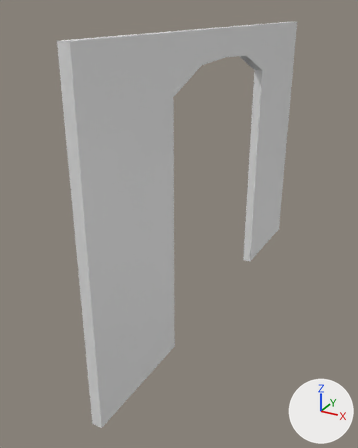
A saved change to the FBX model Assets/Zian/DungeonScene/Blockout/WallDoorBig.fbx.
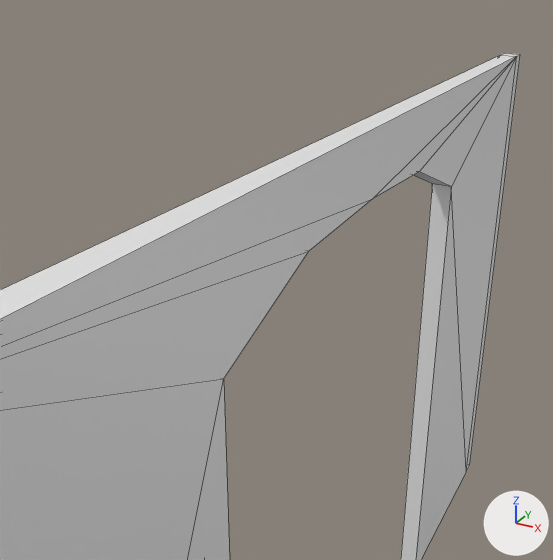
There are two pictures of each version: one whole from a 50 mm camera at (-13.08, -8.56, 5.92) aimed at (-17.41, -0.69, 1.98), one close up from a 50 mm camera at (-14.97, -4.75, 6.69) aimed at (-17.71, 0.24, 4.19). The lights are fixed; the arrows at lower right show +X, +Y and +Z. The close-ups show mesh edges as thin lines. Where no turn or scale is listed for an object, it has been applied to the vertices.

The first close-up shows 'Wall_01.001'.
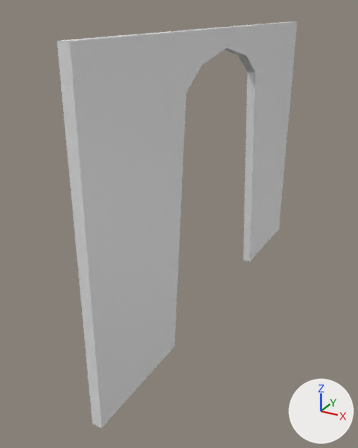
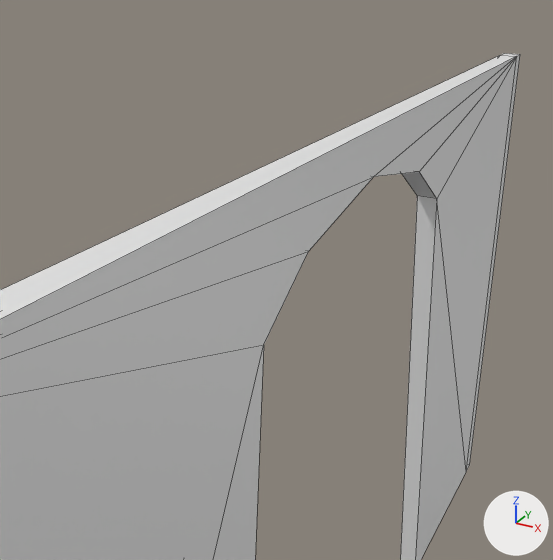
The newer file is also turned or shifted as a whole; pictures and numbers use the older file's frame.

Edits to the bpy script that builds the scene:
```text
Change me_cube_047:
    where me_cube_047.from_pydata(...)  # 30 vertices, 31 faces; spans x 0.0..0.18, y -0.18..8.18, z 0.0..5.5
    used by ob_wall_01_001; location = (-17.0, -4.0, 0.075)
    me_cube_047 part 1
    me_cube_047.vertices[8].co: (0.18, 2.07, 4.59) -> (0.18, 2.48, 4.59)  # pixel (223, 378) -> pixel (263, 344)
    me_cube_047.vertices[9].co: (0.0, 2.07, 4.59) -> (0.0, 2.48, 4.59)
    me_cube_047 part 2
    me_cube_047.vertices[12].co: (0.18, 5.92, 4.59) -> (0.18, 5.51, 4.59)  # pixel (451, 186) -> pixel (436, 198)
    me_cube_047.vertices[13].co: (0.0, 5.92, 4.59) -> (0.0, 5.51, 4.59)  # pixel (432, 183) -> pixel (417, 195)
    me_cube_047 part 3
    me_cube_047.vertices[18].co: (0.18, 4.0, 5.01) -> (0.18, 4.0, 5.17)  # pixel (372, 198) -> pixel (373, 176)
    me_cube_047.vertices[19].co: (0.0, 4.0, 5.01) -> (0.0, 4.0, 5.17)
```

Pixel boxes (x1, y1, x2, y2) of what changed, in the close-ups (553 x 560 px; the box of a moved part takes in the faces that stretch with it):
part 1 of me_cube_047, moved or reshaped: (0, 251, 309, 560) in both
part 2 of me_cube_047, moved or reshaped: before (401, 56, 517, 560); after (400, 56, 517, 560)
part 3 of me_cube_047, moved or reshaped: (0, 57, 516, 359) in both
